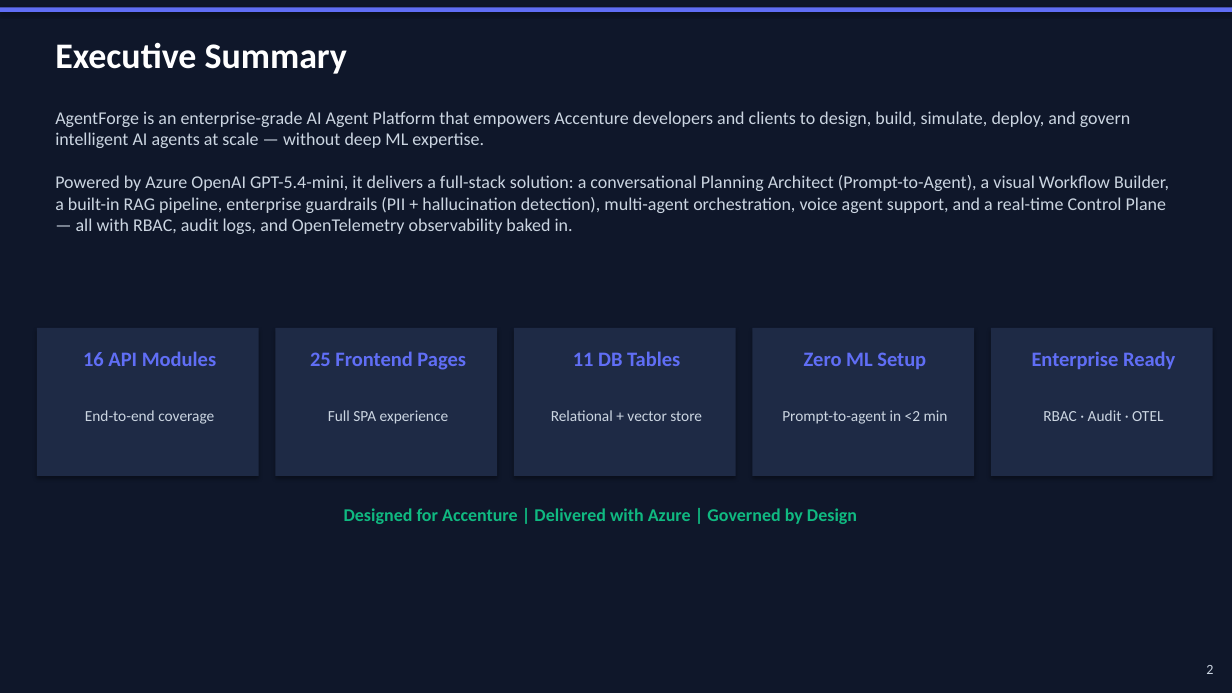
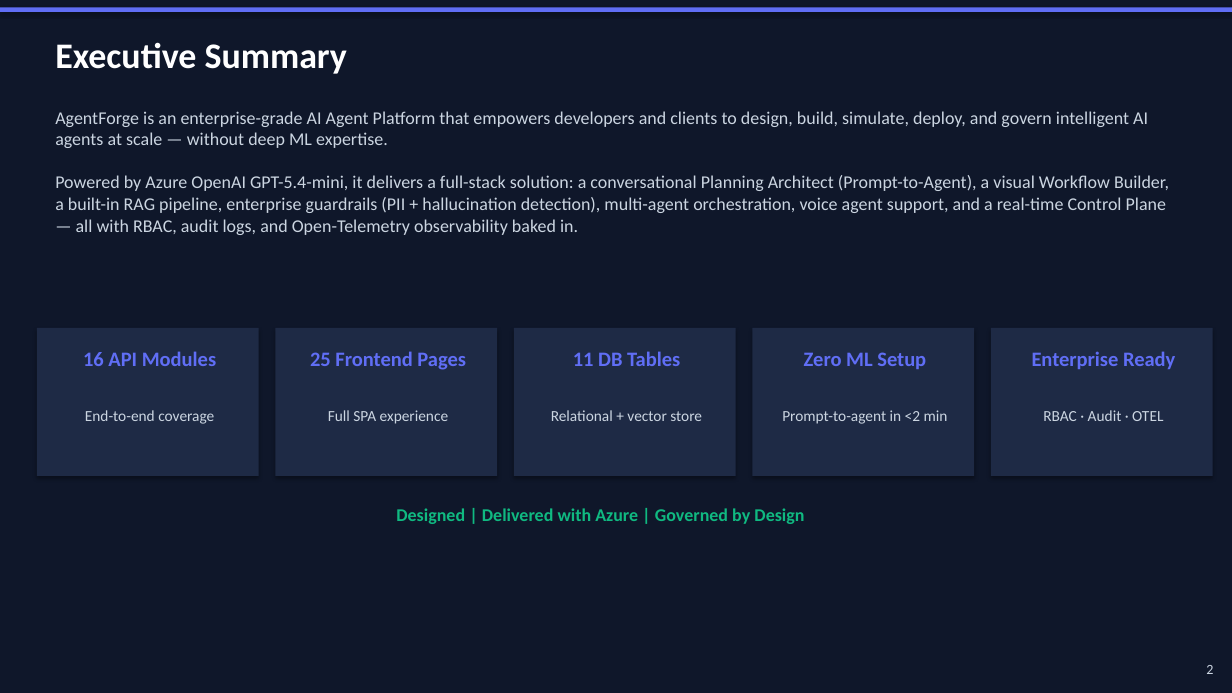
Before and after one commit to nsureshmanikandan/AgentForge, a slide deck: slide 2 of docs/AgentForge-PresentationV10.pptx. Drawn at 1232x693 pixels with LibreOffice and Linux fonts; fonts in the diff are those of the drawing. Boxes give left, top, right and bottom in pixels: in the first picture for what was removed or moved away, otherwise in the second. Text is boxed around its words. In the diff, an @@ line names an element or a change of style, - is before the commit and + after.

```diff
--- a/docs/AgentForge-PresentationV10.pptx
+++ b/docs/AgentForge-PresentationV10.pptx
@@ text at [55, 111, 1169, 235]: text changed @@
-AgentForge is an enterprise-grade AI Agent Platform that empowers Accenture developers and clients to design, build, simulate, deploy, and govern intelligent AI agents at scale — without deep ML expertise.
-Powered by Azure OpenAI GPT-5.4-mini, it delivers a full-stack solution: a conversational Planning Architect (Prompt-to-Agent), a visual Workflow Builder, a built-in RAG pipeline, enterprise guardrails (PII + hallucination detection), multi-agent orchestration, voice agent support, and a real-time Control Plane — all with RBAC, audit logs, and OpenTelemetry observability baked in.
+AgentForge is an enterprise-grade AI Agent Platform that empowers developers and clients to design, build, simulate, deploy, and govern intelligent AI agents at scale — without deep ML expertise.
+Powered by Azure OpenAI GPT-5.4-mini, it delivers a full-stack solution: a conversational Planning Architect (Prompt-to-Agent), a visual Workflow Builder, a built-in RAG pipeline, enterprise guardrails (PII + hallucination detection), multi-agent orchestration, voice agent support, and a real-time Control Plane — all with RBAC, audit logs, and Open-Telemetry observability baked in.
@@ text at [396, 508, 804, 524]: text changed @@
-Designed for Accenture | Delivered with Azure | Governed by Design
+Designed | Delivered with Azure | Governed by Design
```
Also in this commit, not shown: 2 other slides changed.
